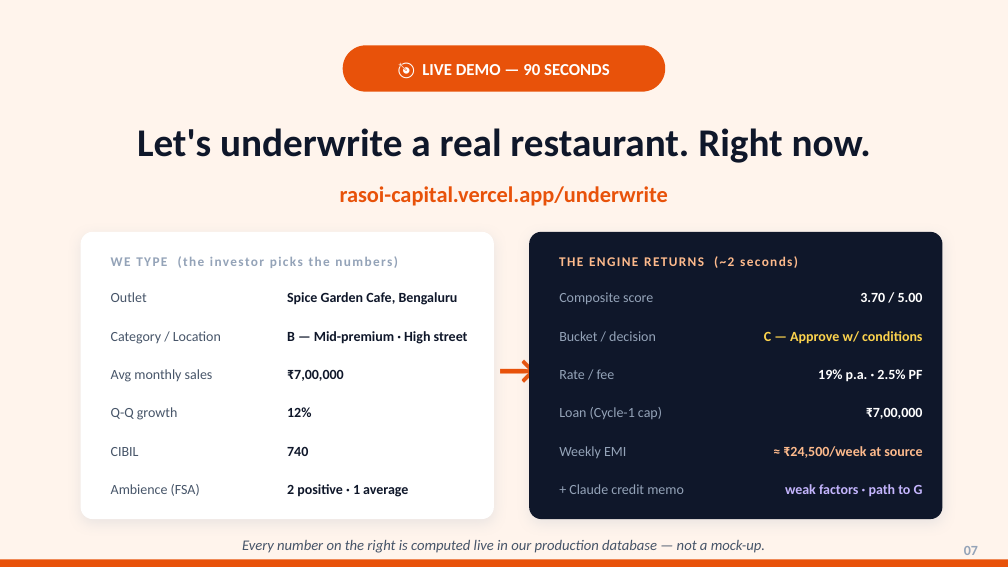
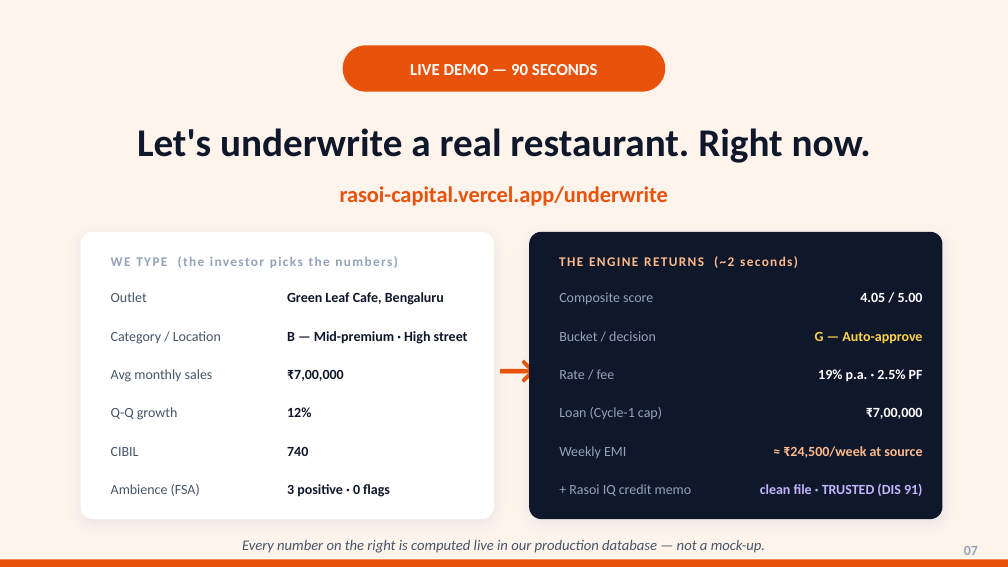
Before and after one commit to askgogo84/RasoiCapital, a slide deck: slide 7 of public/RasoiCapital_PitchDeck.pptx. Drawn at 1008x567 pixels with LibreOffice and Linux fonts; fonts in the diff are those of the drawing. Boxes give left, top, right and bottom in pixels: in the first picture for what was removed or moved away, otherwise in the second. Text is boxed around its words. In the diff, an @@ line names an element or a change of style, - is before the commit and + after.

```diff
--- a/public/RasoiCapital_PitchDeck.pptx
+++ b/public/RasoiCapital_PitchDeck.pptx
@@ text at (410, 64, 598, 75): text changed @@
-🎯 LIVE DEMO — 90 SECONDS
+LIVE DEMO — 90 SECONDS
@@ text at (287, 292, 444, 305): text changed @@
-Spice Garden Cafe, Bengaluru
+Green Leaf Cafe, Bengaluru
@@ text at (860, 293, 923, 302): text changed @@
-3.70 / 5.00
+4.05 / 5.00
@@ text at (815, 332, 922, 344): text changed @@
-C — Approve w/ conditions
+G — Auto-approve
@@ text at (287, 484, 390, 497): text changed @@
-2 positive · 1 average
+3 positive · 0 flags
@@ text at (569, 484, 692, 496): text changed @@
-+ Claude credit memo
++ Rasoi IQ credit memo
@@ text at (760, 484, 923, 496): text changed @@
-weak factors · path to G
+clean file · TRUSTED (DIS 91)
```
Also in this commit, not shown: 10 other slides changed.
